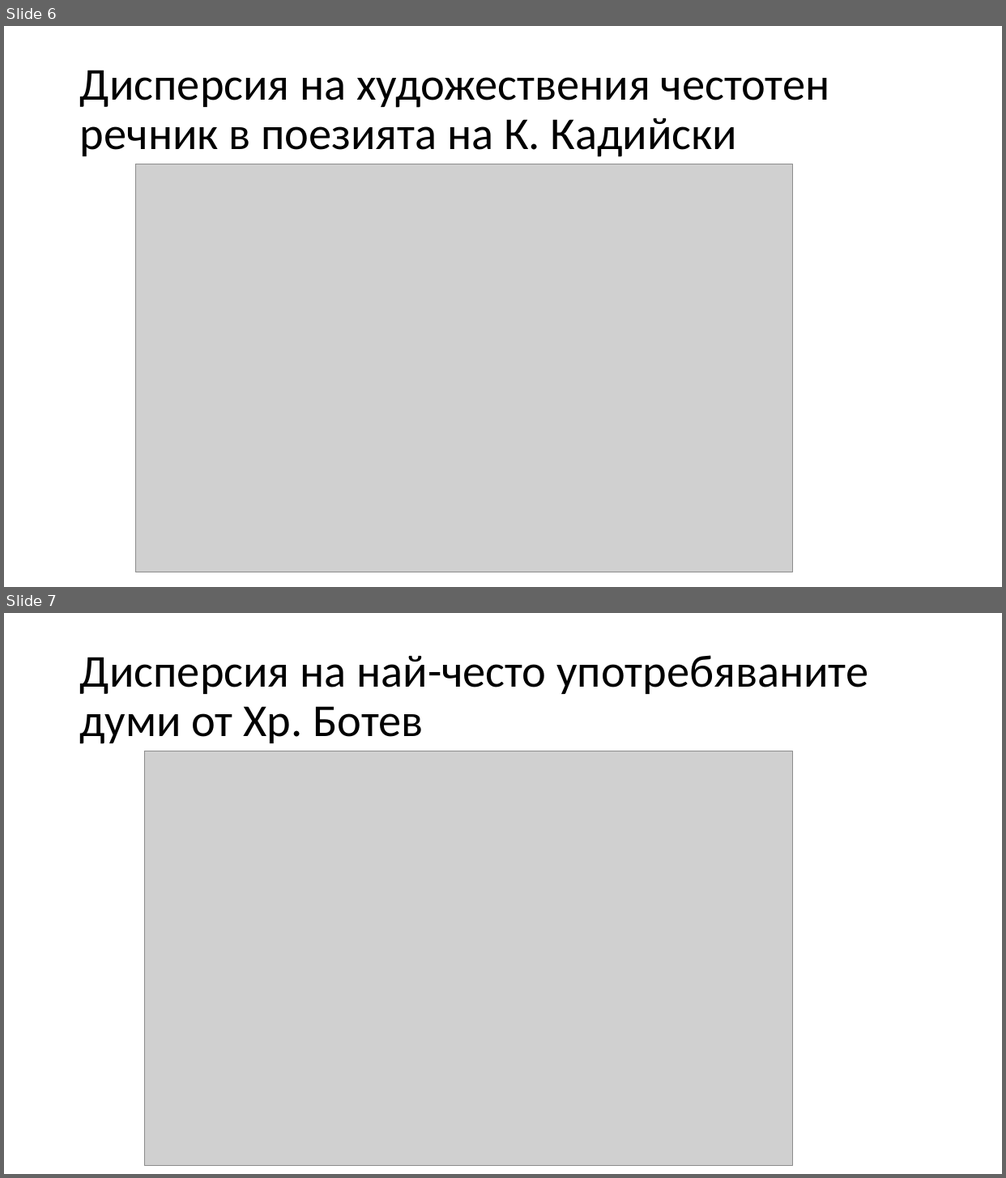
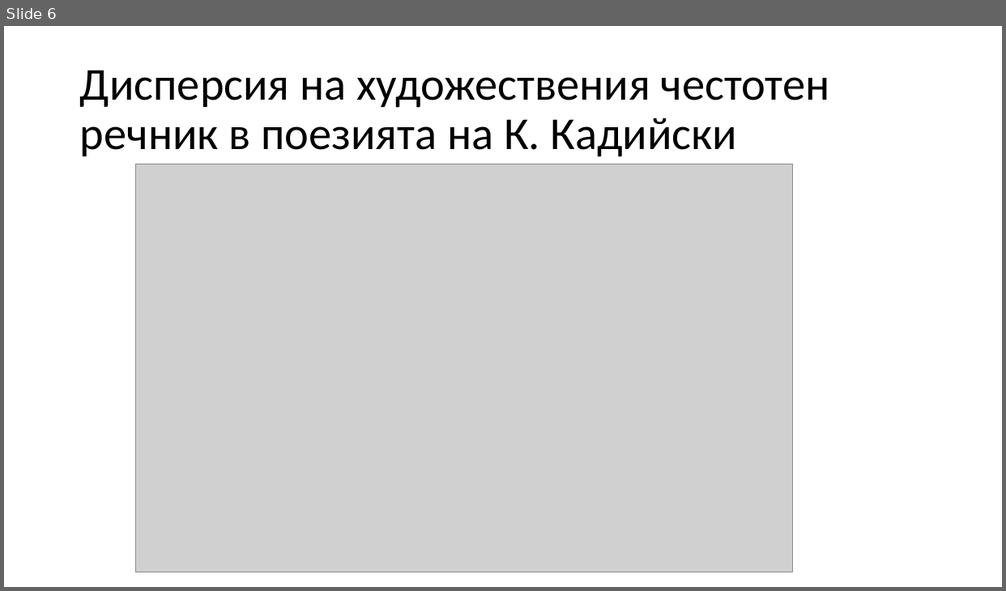
Before and after one commit to ninaanatchkova/literature, a slide deck: presentation/Честотния речник на поета Кирил Кадийски.pptx. Shown one above the other, each under a label of ours: slides 6 and 7 before the commit, slide 6 after it. The pictures are 1006x1178 and 1006x591 pixels, drawn with LibreOffice and Linux fonts; fonts in the diff are those of the drawing; grey boxes stand for pictures. Boxes give left, top, right and bottom in pixels: in the first picture for what was removed or moved away, otherwise in the second. Text is boxed around its words. In the diff, an @@ line names an element or a change of style, - is before the commit and + after.

```diff
--- a/presentation/Честотния речник на поета Кирил Кадийски.pptx
+++ b/presentation/Честотния речник на поета Кирил Кадийски.pptx
@@ slide 7 removed at (4, 613, 1002, 1174), background #FFFFFF @@
@@ title removed at (80, 655, 868, 744) @@
-Дисперсия на най-често употребяваните думи от Хр. Ботев
@@ picture removed at (145, 752, 793, 1166) @@
```
Also in this commit, not shown: 3 slides changed, 5 slides added, 2 other slides removed, 8 other files.
